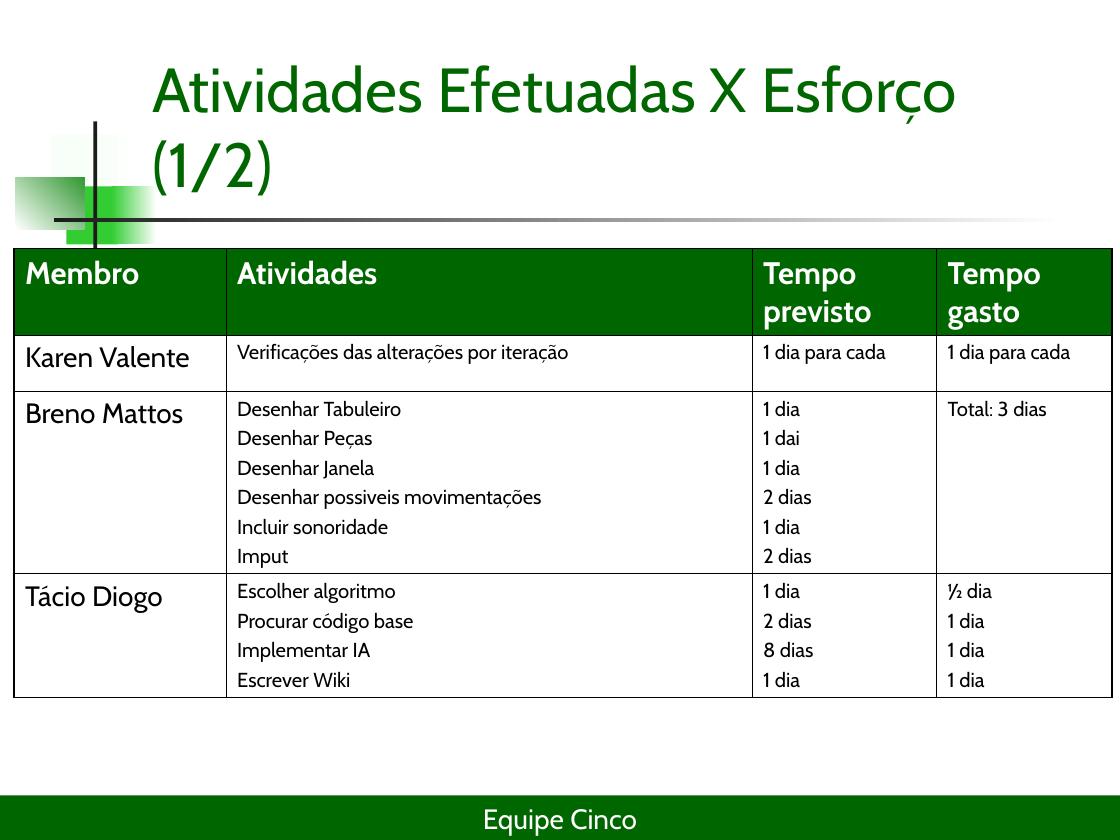
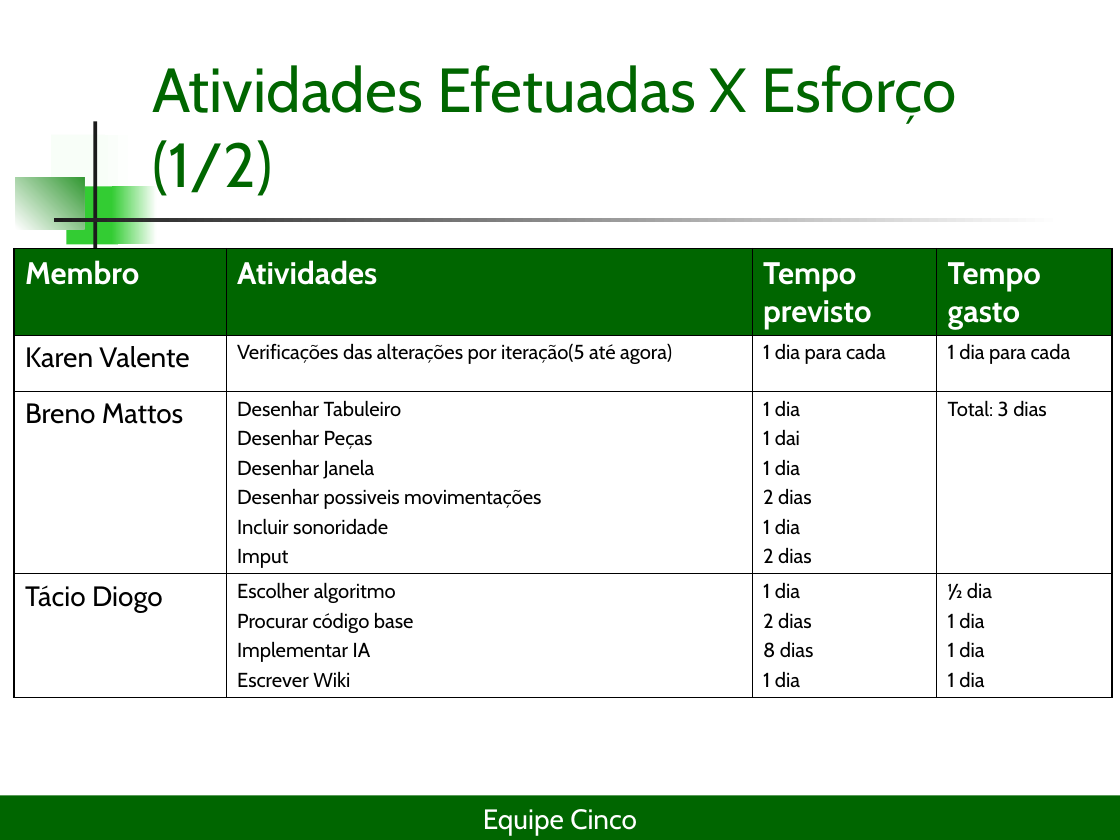
Before and after one commit to lDarthKill/xadrez-es2-compuff, a slide deck: slide 3 of Documentos/Projeto Xadrez2seminário.ppt. Drawn at 1120x840 pixels with LibreOffice and Linux fonts; fonts in the diff are those of the drawing. Boxes give left, top, right and bottom in pixels: in the first picture for what was removed or moved away, otherwise in the second. Text is boxed around its words. In the diff, an @@ line names an element or a change of style, - is before the commit and + after.

```diff
--- a/Documentos/Projeto Xadrez2seminário.ppt
+++ b/Documentos/Projeto Xadrez2seminário.ppt
@@ table at [15,249,1113,698] @@
-row 2, column 2: Verificações das alterações por iteração
+row 2, column 2: Verificações das alterações por iteração(5 até agora)
```
